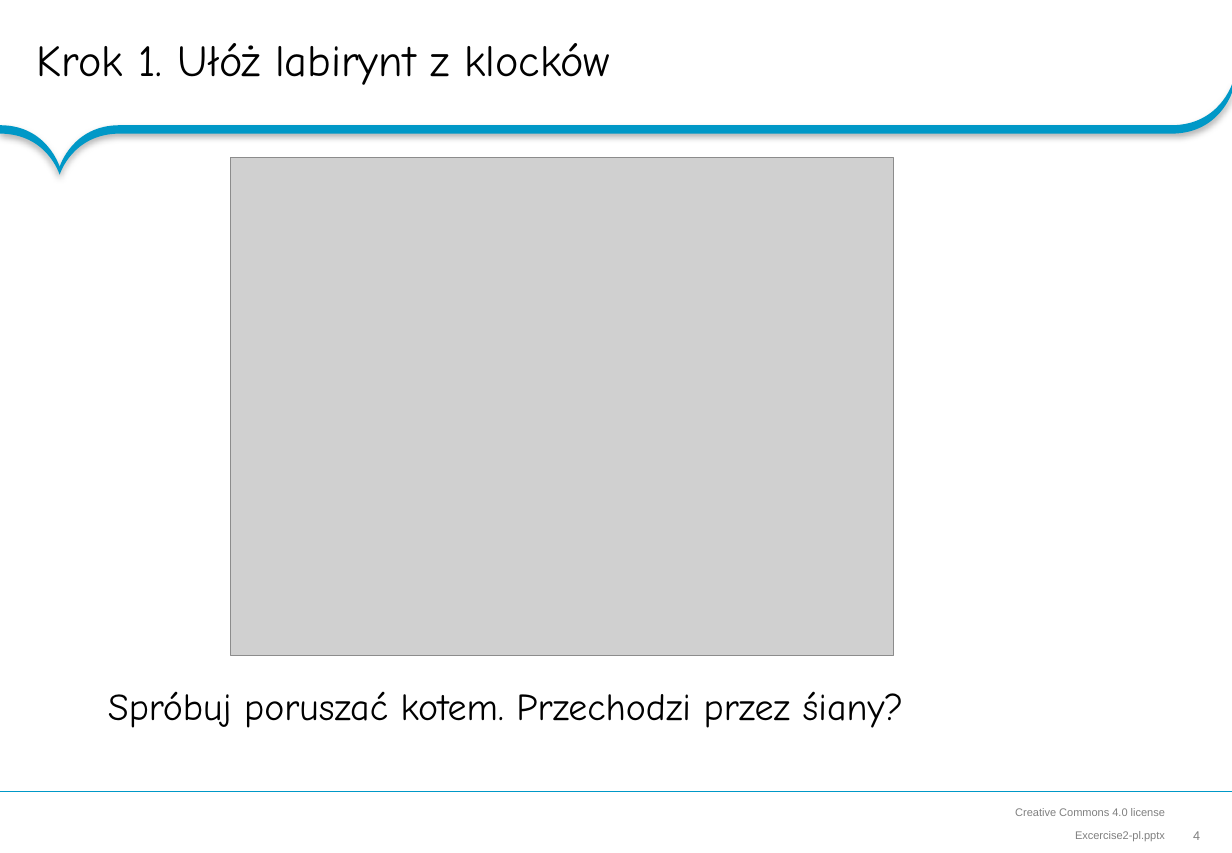
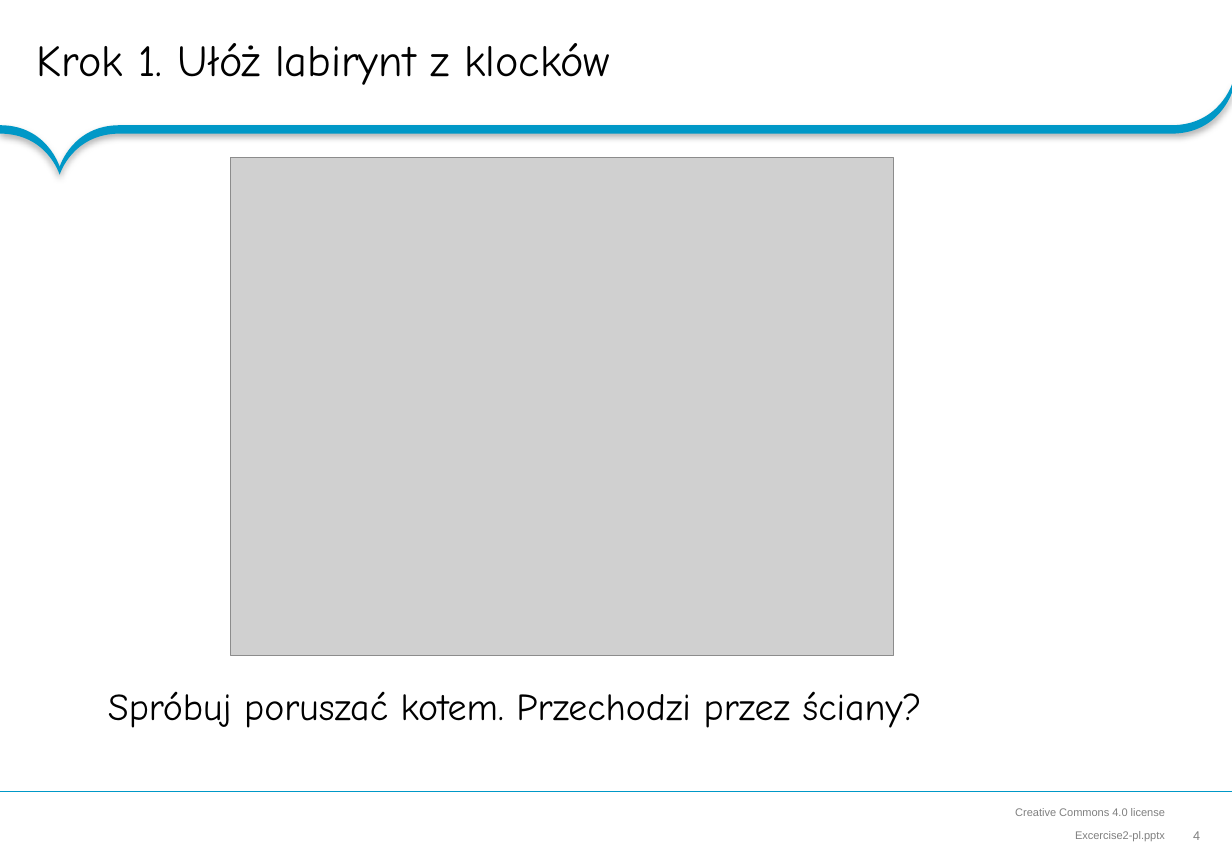
Before and after one commit to RoboCap/scratch, a slide deck: slide 4 of hands-on-lab/Excercise2-pl.pptx. Drawn at 1232x853 pixels with LibreOffice and Linux fonts; fonts in the diff are those of the drawing; grey boxes stand for pictures; background and template pictures are left out. Boxes give left, top, right and bottom in pixels: in the first picture for what was removed or moved away, otherwise in the second. Text is boxed around its words. In the diff, an @@ line names an element or a change of style, - is before the commit and + after.

```diff
--- a/hands-on-lab/Excercise2-pl.pptx
+++ b/hands-on-lab/Excercise2-pl.pptx
@@ text at (108,691,922,728): text changed @@
-Spróbuj poruszać kotem. Przechodzi przez śiany?
+Spróbuj poruszać kotem. Przechodzi przez ściany?
```
Also in this commit, not shown: 4 other slides changed, 2 other files.
